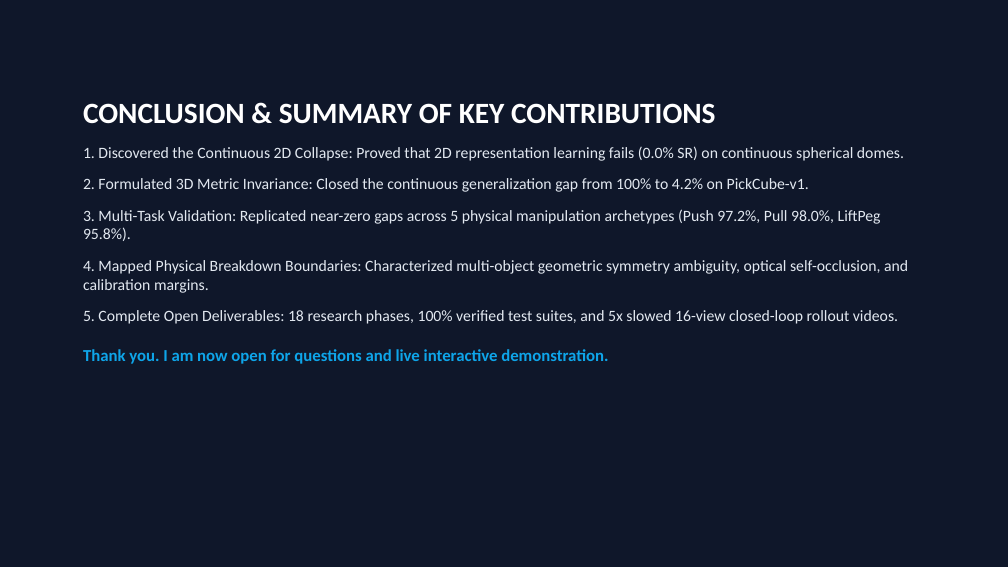
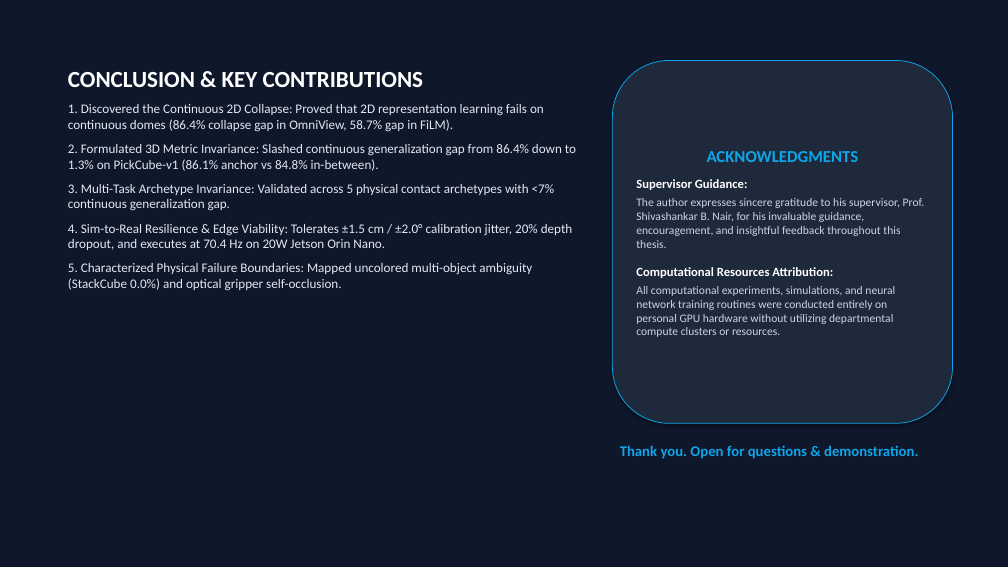
Before and after one commit to Durgesh-Shelke/Multi-viewpoint_Generalization, a slide deck: slide 14 of BTP_Final_Defense_Presentation.pptx. Drawn at 1008x567 pixels with LibreOffice and Linux fonts; fonts in the diff are those of the drawing. Boxes give left, top, right and bottom in pixels: in the first picture for what was removed or moved away, otherwise in the second. Text is boxed around its words. In the diff, an @@ line names an element or a change of style, - is before the commit and + after.

Commit message:
feat: finalize BTP defense deliverables - humanized IEEE report, synchronized 14-slide defense deck, and plagiarism verification suite

```diff
--- a/BTP_Final_Defense_Presentation.pptx
+++ b/BTP_Final_Defense_Presentation.pptx
@@ text at [68,72,576,291]: text changed; size 15 to 12.5 pt @@
-CONCLUSION & SUMMARY OF KEY CONTRIBUTIONS
-1. Discovered the Continuous 2D Collapse: Proved that 2D representation learning fails (0.0% SR) on continuous spherical domes.
-2. Formulated 3D Metric Invariance: Closed the continuous generalization gap from 100% to 4.2% on PickCube-v1.
-3. Multi-Task Validation: Replicated near-zero gaps across 5 physical manipulation archetypes (Push 97.2%, Pull 98.0%, LiftPeg 95.8%).
-4. Mapped Physical Breakdown Boundaries: Characterized multi-object geometric symmetry ambiguity, optical self-occlusion, and calibration margins.
-5. Complete Open Deliverables: 18 research phases, 100% verified test suites, and 5x slowed 16-view closed-loop rollout videos.
-Thank you. I am now open for questions and live interactive demonstration.
+CONCLUSION & KEY CONTRIBUTIONS
+1. Discovered the Continuous 2D Collapse: Proved that 2D representation learning fails on continuous domes (86.4% collapse gap in OmniView, 58.7% gap in FiLM).
+2. Formulated 3D Metric Invariance: Slashed continuous generalization gap from 86.4% down to 1.3% on PickCube-v1 (86.1% anchor vs 84.8% in-between).
+3. Multi-Task Archetype Invariance: Validated across 5 physical contact archetypes with <7% continuous generalization gap.
+4. Sim-to-Real Resilience & Edge Viability: Tolerates ±1.5 cm / ±2.0° calibration jitter, 20% depth dropout, and executes at 70.4 Hz on 20W Jetson Orin Nano.
+5. Characterized Physical Failure Boundaries: Mapped uncolored multi-object ambiguity (StackCube 0.0%) and optical gripper self-occlusion.
@@ rounded rectangle added at [613,60,953,423], fill #1E293B, outline #0EA5E9 0.75 pt, 11 pt, text #CBD5E1 @@
+ACKNOWLEDGMENTS
+Supervisor Guidance:
+The author expresses sincere gratitude to his supervisor, Prof. Shivashankar B. Nair, for his invaluable guidance, encouragement, and insightful feedback throughout this thesis.
+Computational Resources Attribution:
+All computational experiments, simulations, and neural network training routines were conducted entirely on personal GPU hardware without utilizing departmental compute clusters or resources.
@@ text added at [620,445,918,459], 14 pt, text #0EA5E9, bold @@
+Thank you. Open for questions & demonstration.
```
Also in this commit, not shown: 13 other slides changed, 6 other files.
